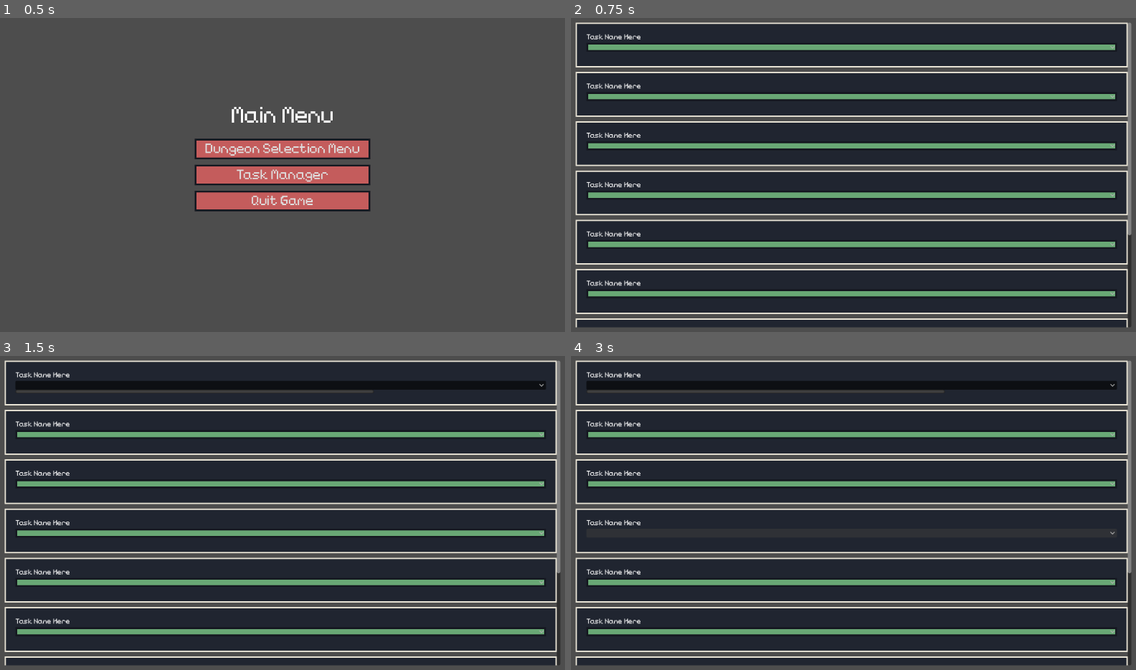
Above: before the commit, frames 1-4 (two rows, left to right).
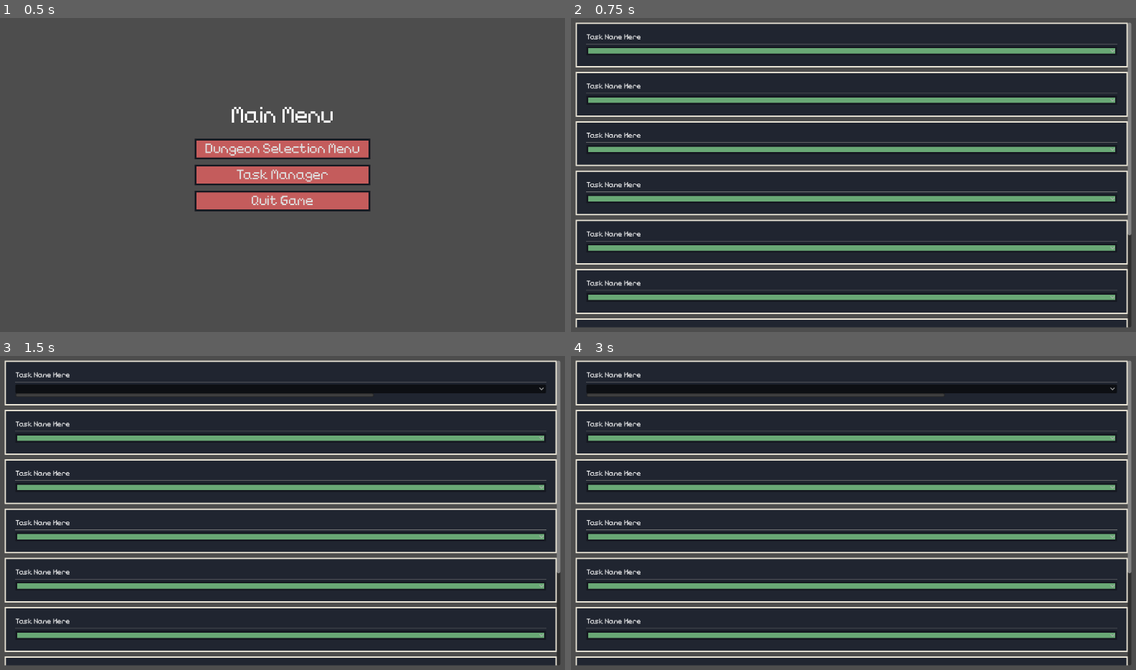
Above: after the commit, the same moments.

Repository: TheHumanMRP/RPG-Life-Tracker
Game: Godot game, scene res://Folders/Systems/Main/Scenes/main_scene.tscn
The game is run twice, just before and just after one commit, with the same random seed, the same clock (stepped at 60 frames per second) and the same inputs. The engine's default icon, where the game draws it, is replaced by a stand-in: a white triangle on a blue panel in a dark square.
Inputs (mouse positions are in pixels of both pictures, inside the frame that each line leads up to):
- Up to frame 1 (0.5 s): no input
- Up to frame 2 (0.75 s): click "Task Manager" at 0.5 s
- Up to frame 3 (1.5 s): click (282, 384) at 1.27 s
- Up to frame 4 (3 s): tap Enter at 2 s; move the mouse to (853, 513) at 2.02 s; hold D (move_right) from 2.03 s (still down); tap E (equip_item) at 2.1, 2.85 s; click (853, 513) at 2.17 s; tap Space (jump) at 2.27, 2.75 s; move the mouse to (740, 528) at 2.77 s

Frame 1 is identical in both runs. In frame 2, 15% of the frame differs, in the area x 2-97%, y 8-90%; in frame 3, 15%; in frame 4, 15%.

Commit message:
Auto commit at 2026-10-15 20:38:00

Diff:
--- a/Folders/Systems/Task-Manager/Scenes/task_entry_scene.tscn
+++ b/Folders/Systems/Task-Manager/Scenes/task_entry_scene.tscn
@@ -34,6 +34,9 @@
 mouse_filter = 1
 text = "Task Name Here"
 
+[node name="HSeparator" type="HSeparator" parent="MarginContainer/VBoxContainer" unique_id=1619514795]
+layout_mode = 2
+
 [node name="Task_Status_Option_Button" type="OptionButton" parent="MarginContainer/VBoxContainer" unique_id=1842306662]
 layout_mode = 2
 mouse_filter = 1
